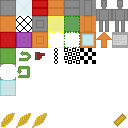
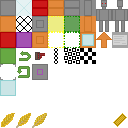
The second 128px x 128px image is a revision of the first. Changes to its layers:
painted on "Hintergrund" over [32, 64, 48, 80]
